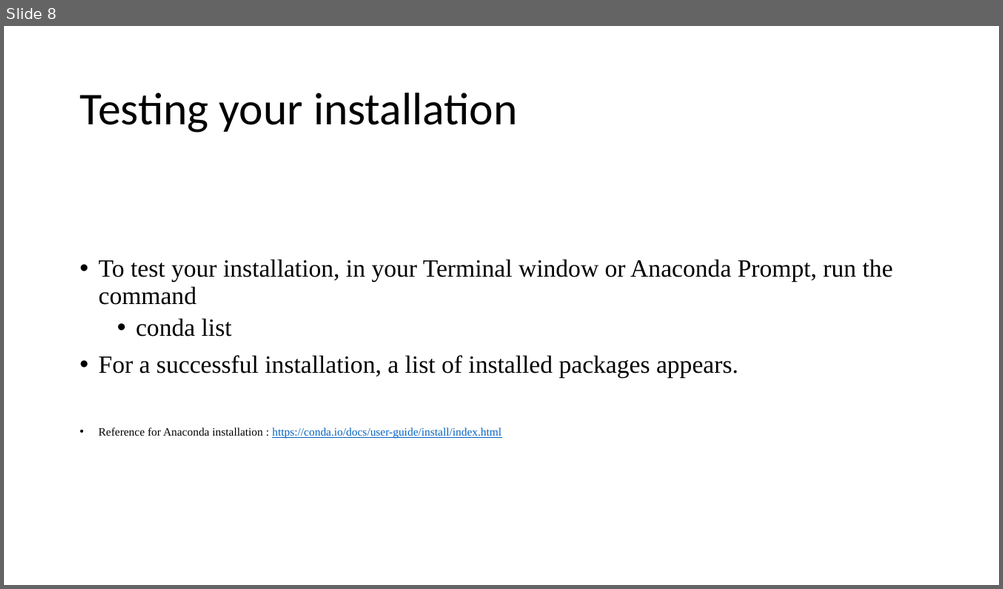
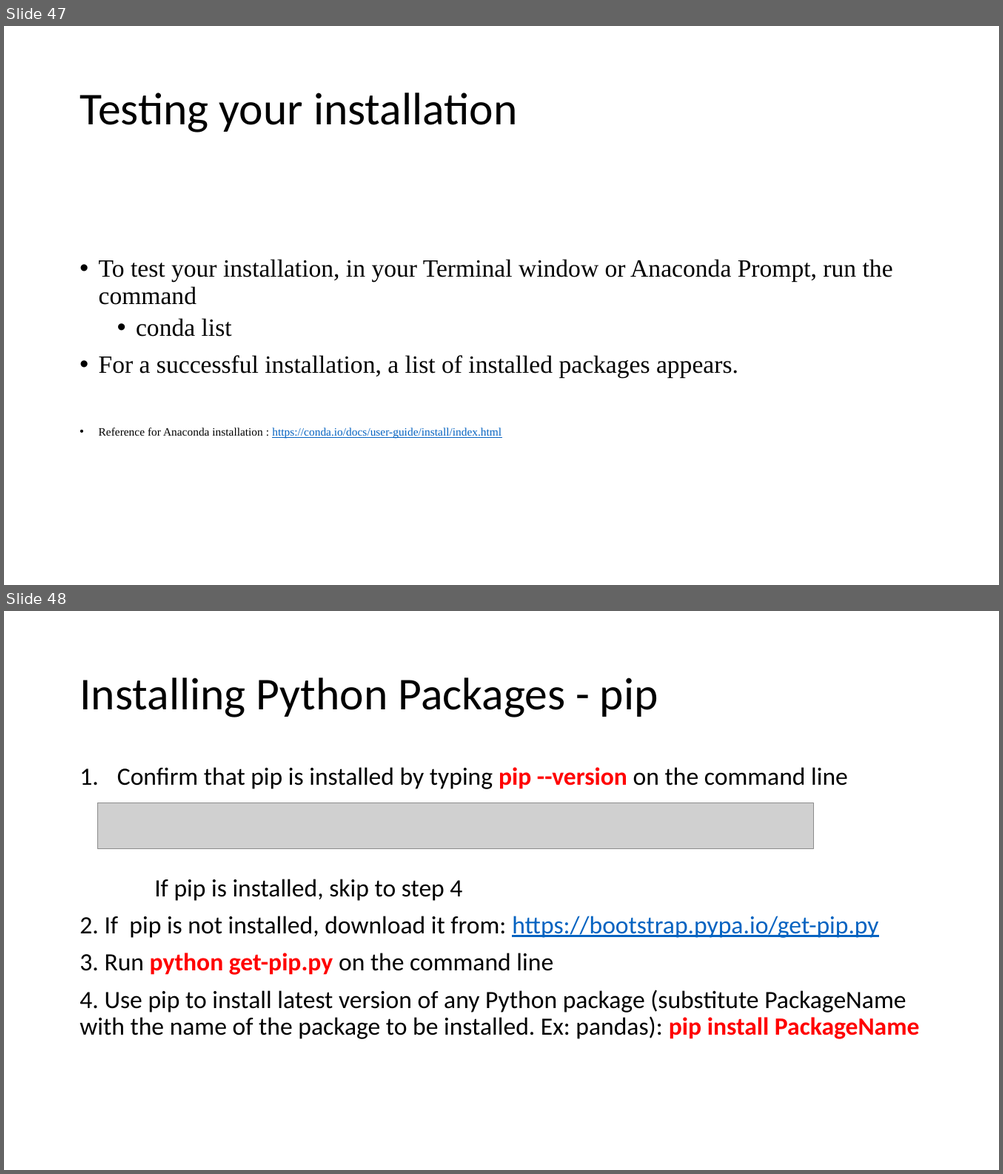
Before and after one commit to EmoryPython/Lab, a slide deck: lecture/Python Programing.pptx. Shown one above the other, each under a label of ours: slide 8 before the commit, slides 47 and 48 after it. The pictures are 1003x589 and 1003x1174 pixels, drawn with LibreOffice and Linux fonts; fonts in the diff are those of the drawing; grey boxes stand for pictures. Boxes give left, top, right and bottom in pixels: in the first picture for what was removed or moved away, otherwise in the second. Text is boxed around its words. In the diff, an @@ line names an element or a change of style, - is before the commit and + after.

Commit message:
Updated with following content
regulerexpression
global interpriter lock
date and time
pip
python protocals
with i/o
error stacktrace

```diff
--- a/lecture/Python Programing.pptx
+++ b/lecture/Python Programing.pptx
@@ slide 48 added at (4, 611, 999, 1170), background #FFFFFF @@
@@ title added at (79, 678, 658, 718), 44 pt, text #000000 @@
+Installing Python Packages - pip
@@ text added at (79, 767, 919, 1039), 24 pt, text #000000 @@
+1. Confirm that pip is installed by typing pip --version on the command line
+If pip is installed, skip to step 4
+2. If pip is not installed, download it from: https://bootstrap.pypa.io/get-pip.py
+3. Run python get-pip.py on the command line
+4. Use pip to install latest version of any Python package (substitute PackageName with the name of the package to be installed. Ex: pandas): pip install PackageName
@@ picture added at (97, 803, 813, 850) @@
@@ what was slide 8 is now slide 47 @@
```
Also in this commit, not shown: 5 slides changed, 7 other slides added.
